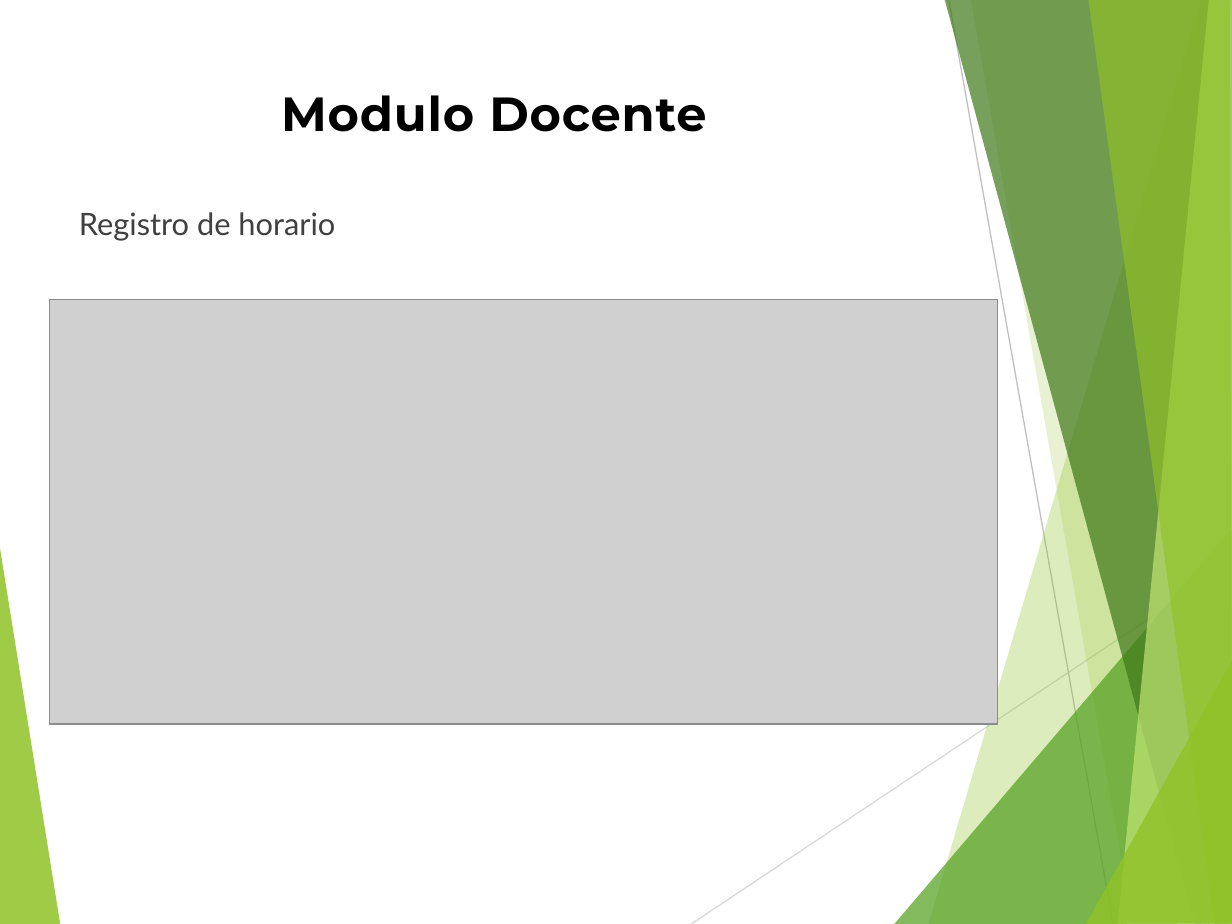
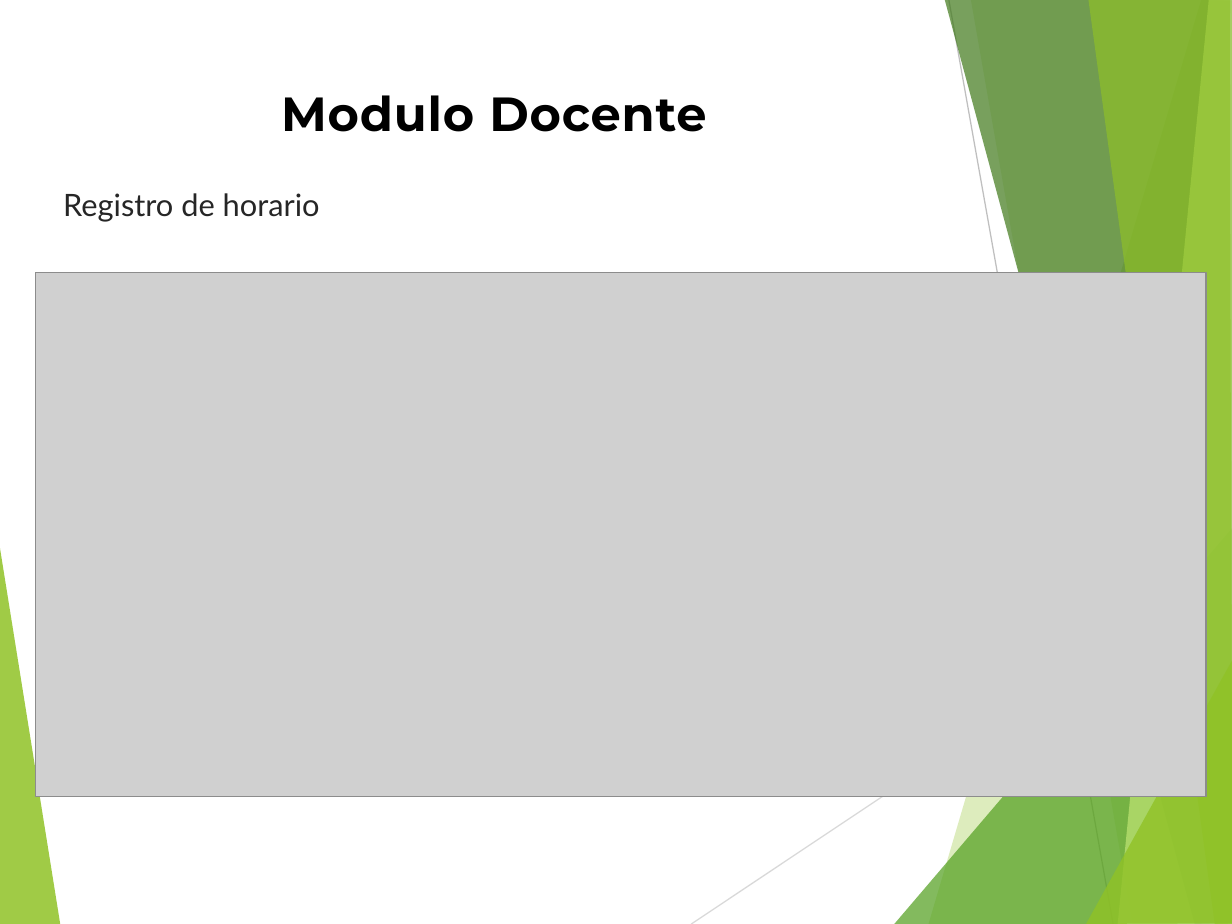
Before and after one commit to andy645jh/ProyectoGrado, a slide deck: slide 10 of extras/docs/rdc_presentacion.pptx (slide 11 before the commit). Drawn at 1232x924 pixels with LibreOffice and Linux fonts; fonts in the diff are those of the drawing; grey boxes stand for pictures. Boxes give left, top, right and bottom in pixels: in the first picture for what was removed or moved away, otherwise in the second. Text is boxed around its words. In the diff, an @@ line names an element or a change of style, - is before the commit and + after.

```diff
--- a/extras/docs/rdc_presentacion.pptx
+++ b/extras/docs/rdc_presentacion.pptx
@@ text "Registro de horario": place and size @@
-text "Registro de horario" at (79,212,335,241)
+text "Registro de horario" at (63,193,320,222)
@@ text "Registro de horario" at (63,193,320,222): text colour #404040 to #262626 @@
@@ picture: place and size @@
-picture at (49,299,997,723)
+picture at (36,272,1206,796)
```
Also in this commit, not shown: 11 other slides changed, 10 slides added, 6 slides removed.
